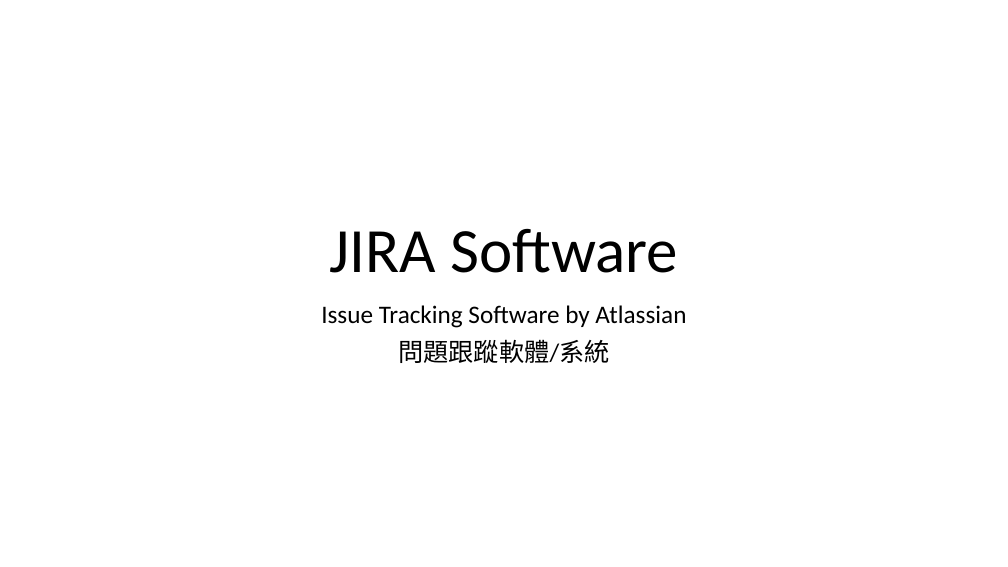
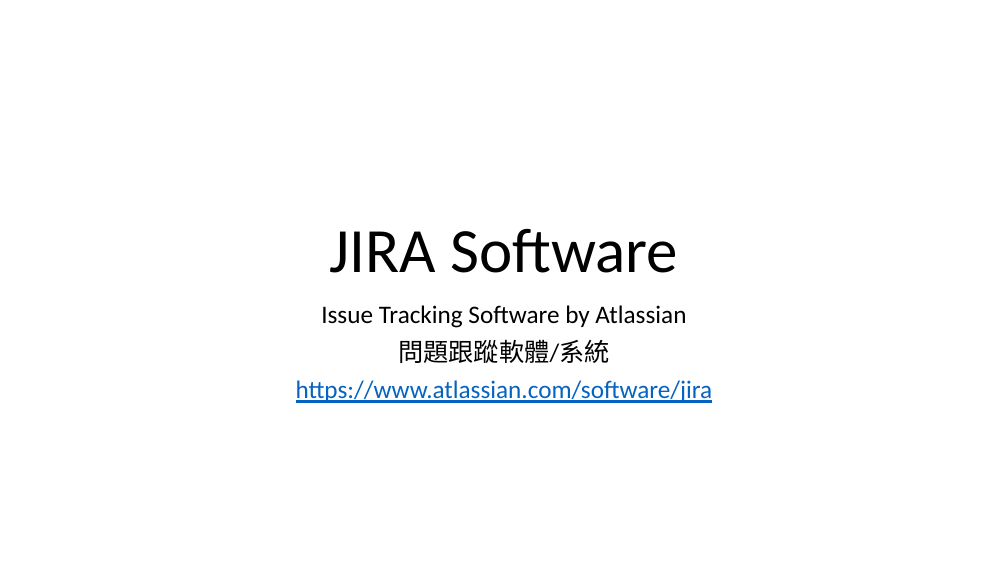
Before and after one commit to HanFormosa/JIRA, a slide deck: slide 1 of JIRA Proposal.pptx. Drawn at 1008x567 pixels with LibreOffice and Linux fonts; fonts in the diff are those of the drawing. Boxes give left, top, right and bottom in pixels: in the first picture for what was removed or moved away, otherwise in the second. Text is boxed around its words. In the diff, an @@ line names an element or a change of style, - is before the commit and + after.

```diff
--- a/JIRA Proposal.pptx
+++ b/JIRA Proposal.pptx
@@ subtitle at (x1=296, y1=380, x2=713, y2=403): paragraph added @@
+https://www.atlassian.com/software/jira
```
Also in this commit, not shown: 12 other slides changed, 17 slides added.
